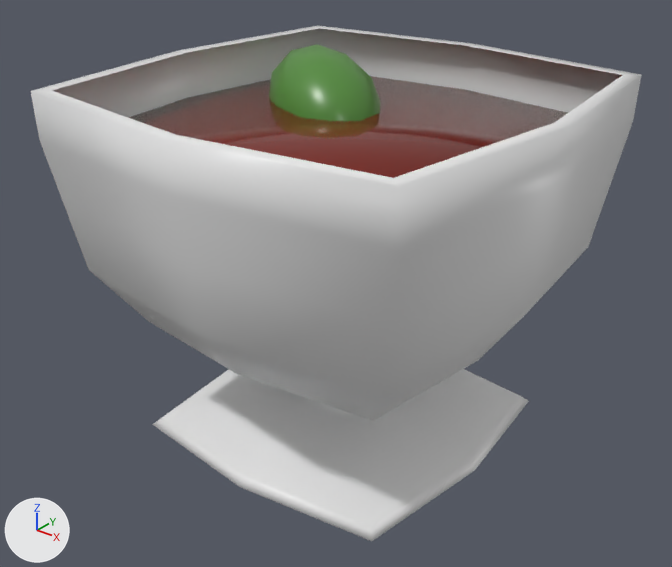
One commit to the FBX model Assets/Meshes/food/dessert red and white.fbx: the scene before it, then after it.
Both versions are drawn from a camera (50 mm lens) standing at (0.1441, -0.1842, 0.156) and looking at (-0.0002, -0.0038, 0.0441). The axes (+X, +Y, +Z) are drawn at lower left. The lights are the same throughout.

Names of what the first picture shows: 'dessert red and white'.
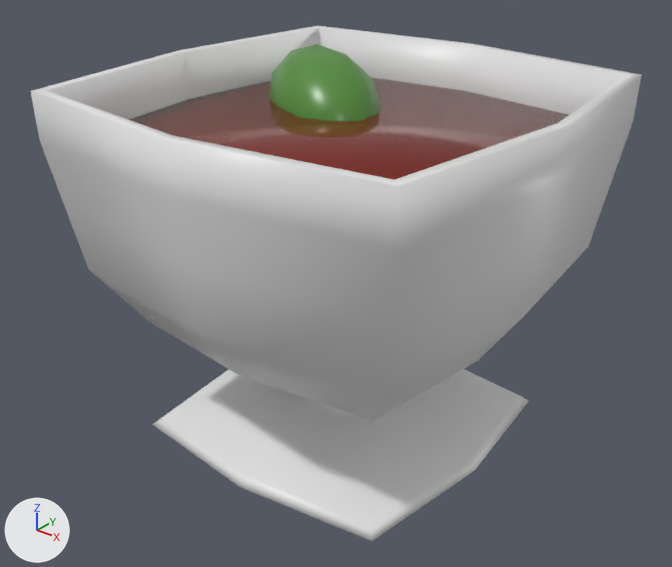
Scene script edits in JSON lines:
```json
{"block": "me_plane_005", "where": "# used by ob_dessert_red_and_white; location = (0.0, 0.0, 0.0)"}
{"op": "remove", "block": "me_plane_005", "code": "me_plane_005.from_pydata(...)  # 180 vertices, 208 faces; spans x -0.0616..0.0616, y -0.0616..0.0616, z 0.0..0.1001"}
{"op": "add", "block": "me_plane_005", "code": "me_plane_005.from_pydata(...)  # 221 vertices, 252 faces; spans x -0.0616..0.0616, y -0.0616..0.0616, z 0.0..0.1001"}
{"block": "me_plane_005", "change": "me_plane_005 part 1"}
{"block": "me_plane_005", "change": "8 vertices are removed from x -0.0575..0.0575, y -0.0575..0.0575, z 0.099"}
{"block": "me_plane_005", "change": "8 faces are deleted"}
{"block": "me_plane_005", "change": "49 vertices are added at x -0.0583..0.0583, y -0.0583..0.0583, z 0.0283..0.099"}
{"block": "me_plane_005", "change": "52 new faces join them, mat_glass (white #e7e7e7)"}
```

What differs and where, as boxes (x1, y1, x2, y2) in the pictures (672 x 567 px):
```json
{"part": 1, "of": "me_plane_005", "change": "built on", "before": [32, 25, 641, 187], "after": [32, 25, 641, 187]}
```
